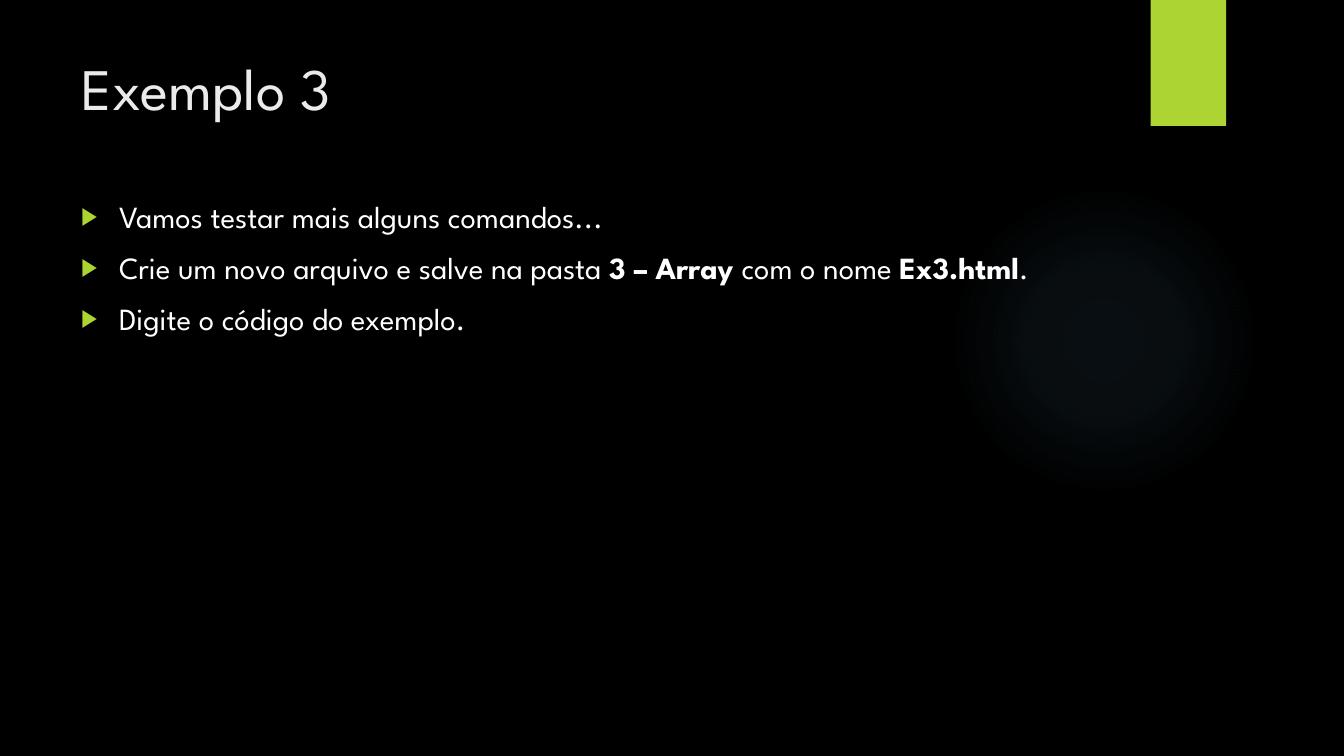
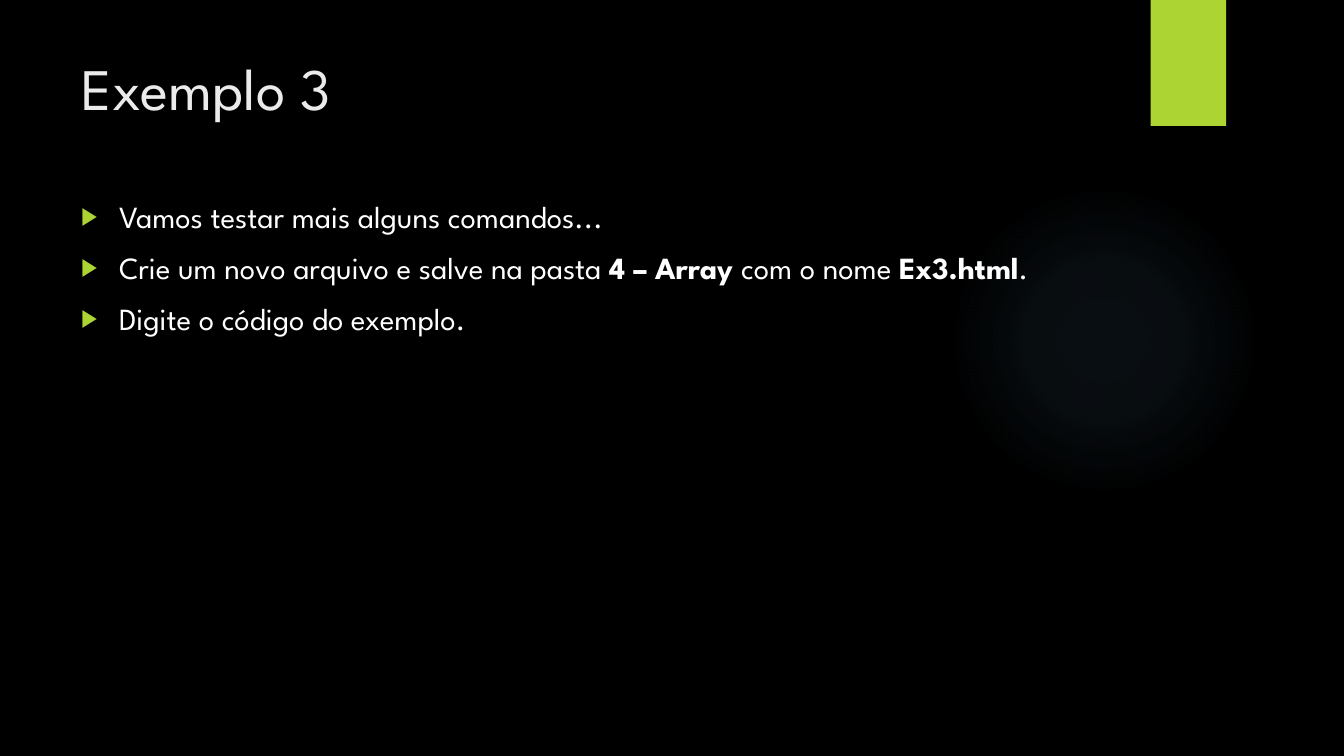
Before and after one commit to DiegoMeruoca/diegomeruoca.github.io, a slide deck: slide 12 of content/TDS/PWI/5 - Array.ppsx. Drawn at 1344x756 pixels with LibreOffice and Linux fonts; fonts in the diff are those of the drawing; background and template pictures are left out. Boxes give left, top, right and bottom in pixels: in the first picture for what was removed or moved away, otherwise in the second. Text is boxed around its words. In the diff, an @@ line names an element or a change of style, - is before the commit and + after.

```diff
--- a/content/TDS/PWI/5 - Array.ppsx
+++ b/content/TDS/PWI/5 - Array.ppsx
@@ text at box(119, 257, 1028, 286): text changed @@
-▶ Crie um novo arquivo e salve na pasta 3 – Array com o nome Ex3.html.
+▶ Crie um novo arquivo e salve na pasta 4 – Array com o nome Ex3.html.
```
Also in this commit, not shown: 3 other slides changed, 23 other files.
